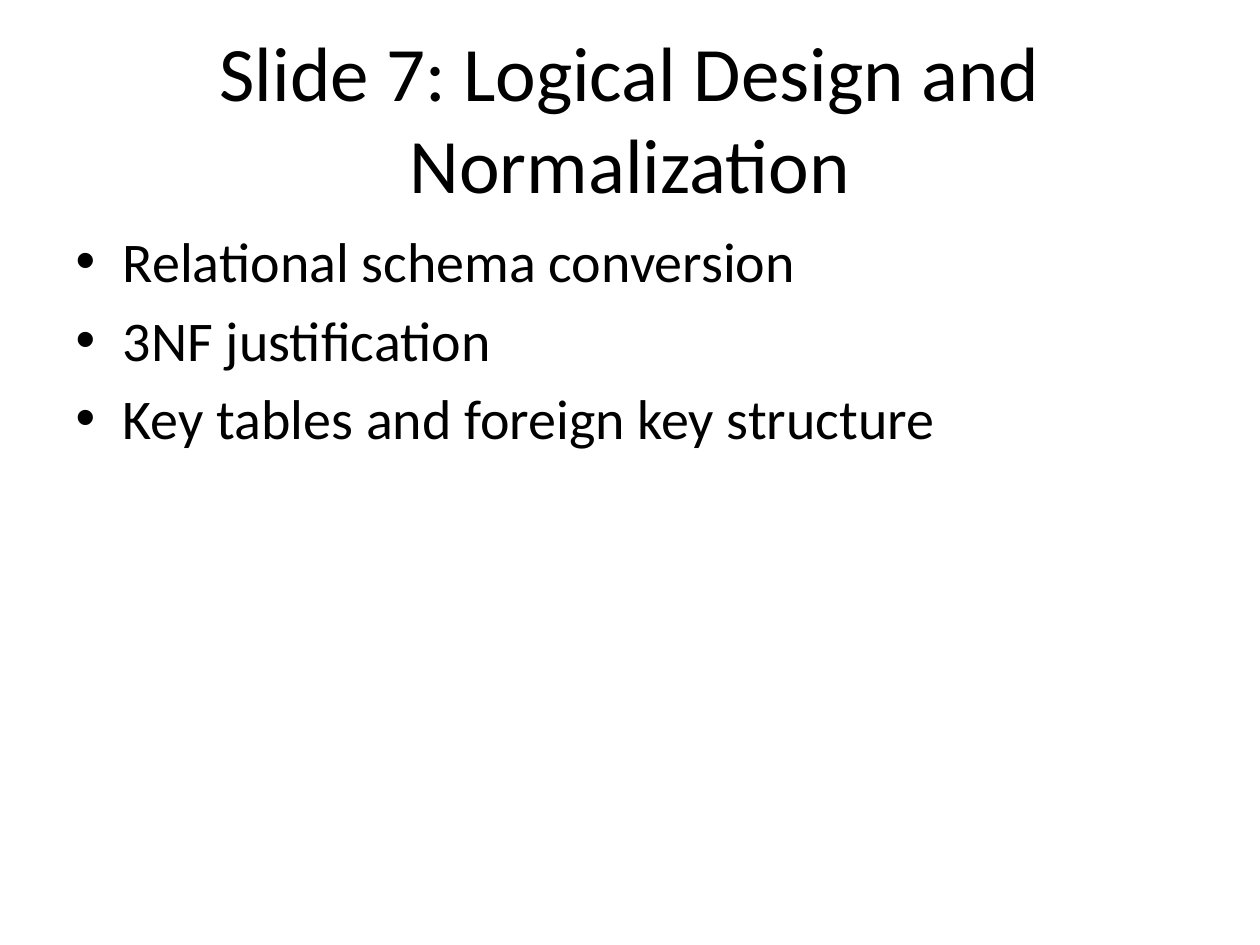
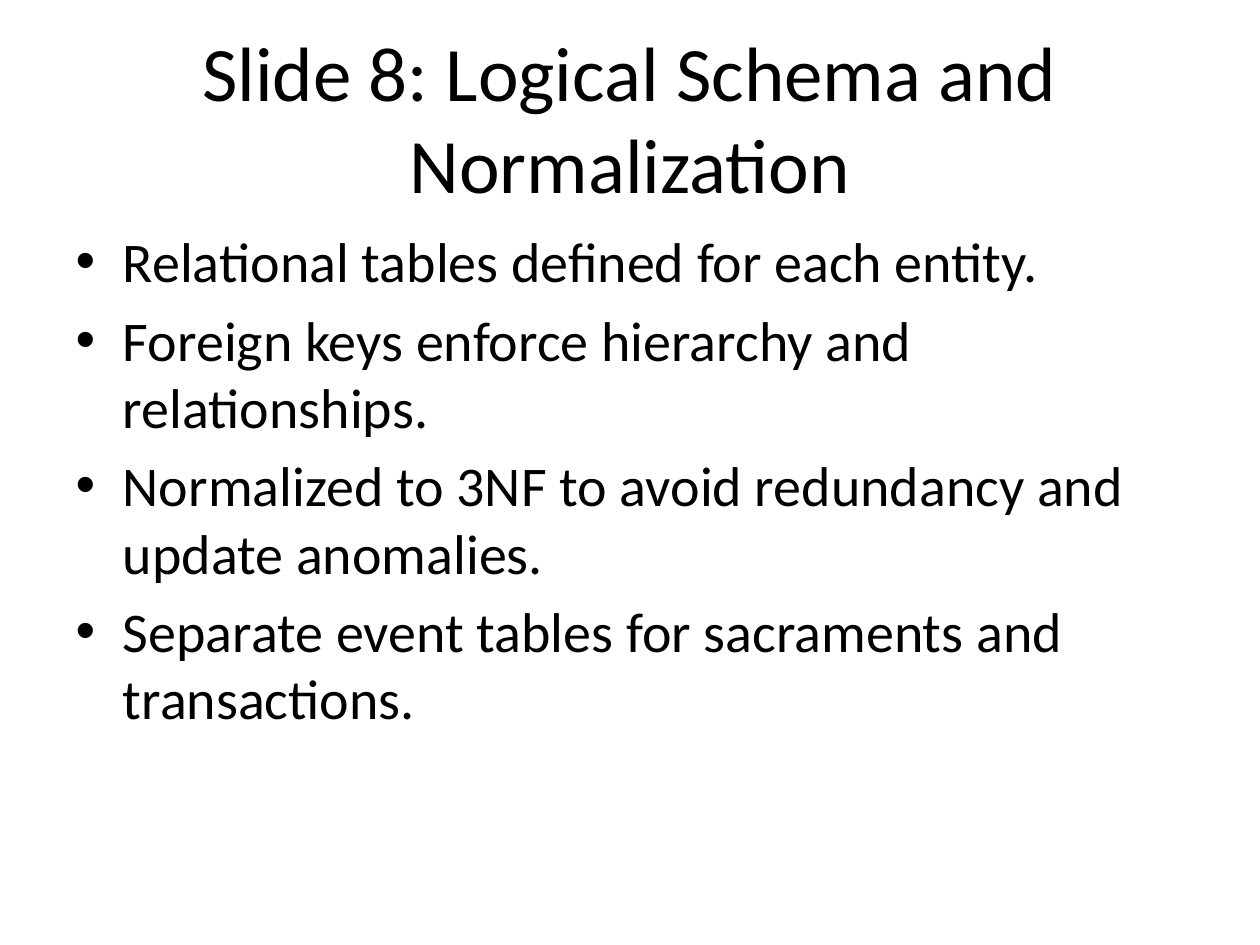
Before and after one commit to Icradle-Innovations-Ltd/cou-mis, a slide deck: slide 8 of Coursework/CoU-MIS_Presentation.pptx (slide 7 before the commit). Drawn at 1260x945 pixels with LibreOffice and Linux fonts; fonts in the diff are those of the drawing. Boxes give left, top, right and bottom in pixels: in the first picture for what was removed or moved away, otherwise in the second. Text is boxed around its words. In the diff, an @@ line names an element or a change of style, - is before the commit and + after.

Commit message:
Add PostgreSQL support and Railway deployment
Enable optional PostgreSQL backing and add deployment assets. server.js now uses pg Pool when DATABASE_URL is configured (falls back to in-memory data), adds DEFAULT_HOUSEHOLD_ID handling, input validation, and implements DB queries for members, sacraments, transactions, and summary endpoints. Added Dockerfile, .dockerignore, .env.example, and a Railway deployment guide; updated README and package.json (added pg). Inserted seed data into sql/schema.sql and included minor presentation/report/outline updates.

```diff
--- a/Coursework/CoU-MIS_Presentation.pptx
+++ b/Coursework/CoU-MIS_Presentation.pptx
@@ title at (x1=202, y1=47, x2=1056, y2=194): text changed @@
-Slide 7: Logical Design and Normalization
+Slide 8: Logical Schema and Normalization
@@ text at (x1=123, y1=243, x2=1123, y2=720): text changed @@
-• Relational schema conversion
-• 3NF justification
-• Key tables and foreign key structure
+• Relational tables defined for each entity.
+• Foreign keys enforce hierarchy and relationships.
+• Normalized to 3NF to avoid redundancy and update anomalies.
+• Separate event tables for sacraments and transactions.
```
Also in this commit, not shown: 13 other slides changed, 1 slide added, 1 slide removed, 10 other files.
